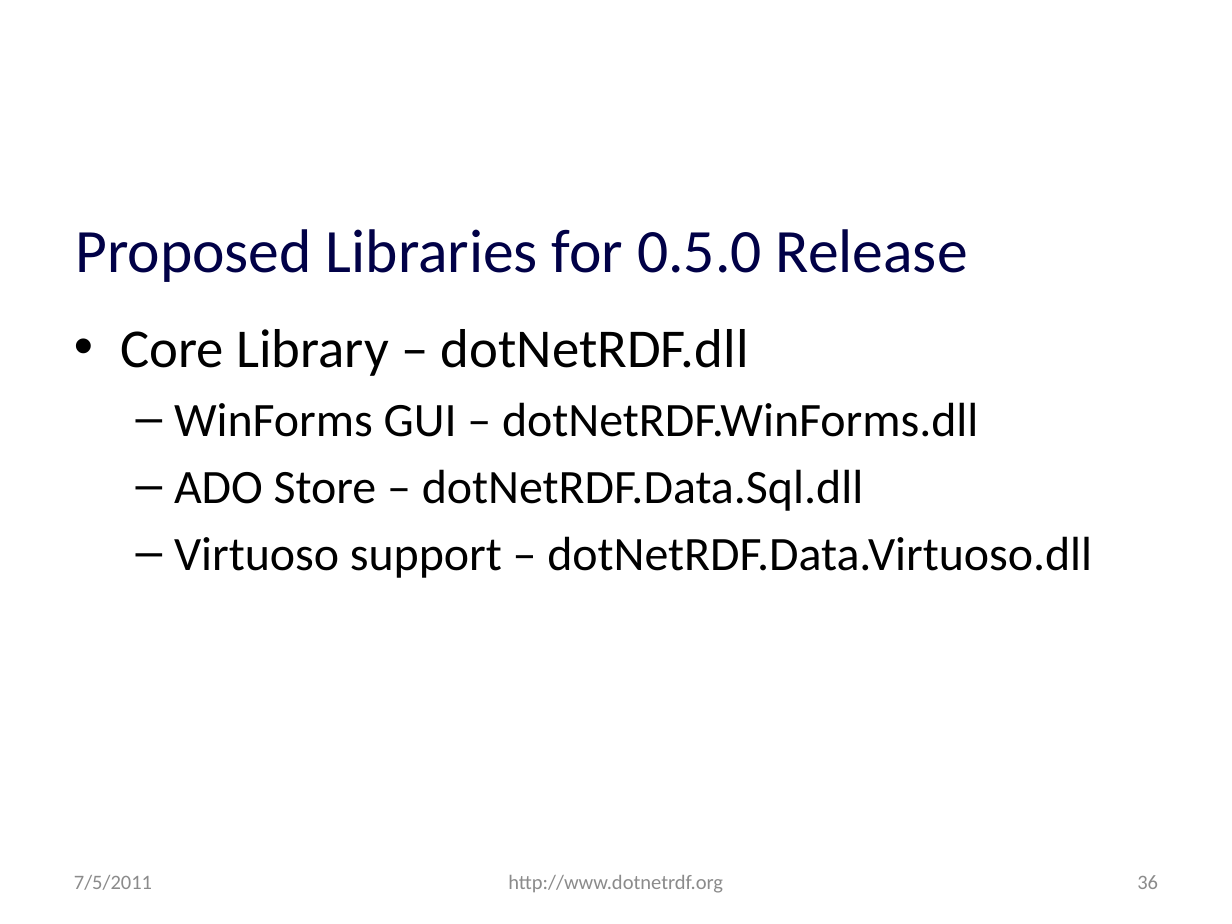
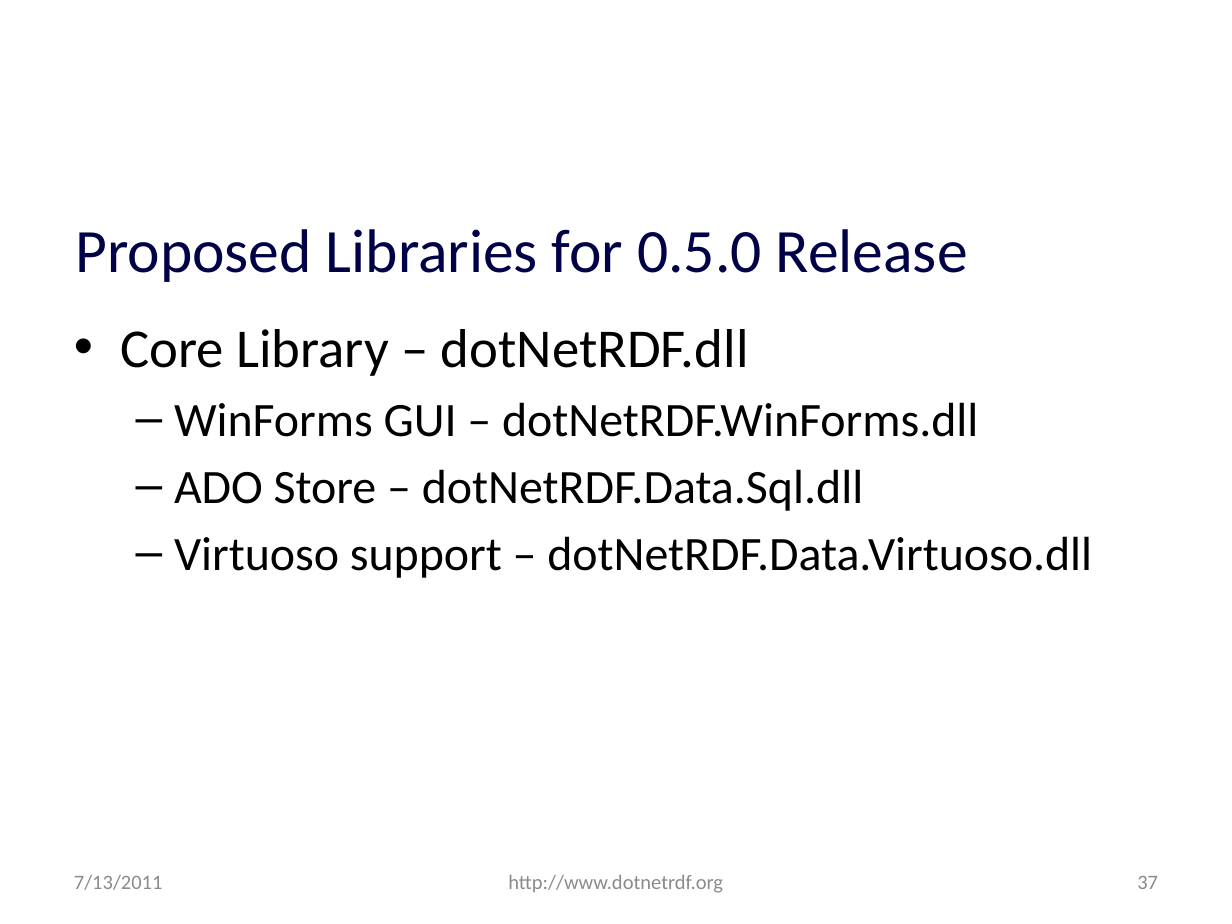
Before and after one commit to JohnGoldsmith/dotnetrdf-wiki, a slide deck: slide 37 of Slides/Roadmap.pptx (slide 36 before the commit). Drawn at 1232x924 pixels with LibreOffice and Linux fonts; fonts in the diff are those of the drawing; background and template pictures are left out. Boxes give left, top, right and bottom in pixels: in the first picture for what was removed or moved away, otherwise in the second. Text is boxed around its words. In the diff, an @@ line names an element or a change of style, - is before the commit and + after.

```diff
--- a/Slides/Roadmap.pptx
+++ b/Slides/Roadmap.pptx
@@ text at (x1=74, y1=875, x2=163, y2=890): text changed @@
-7/5/2011
+7/13/2011
@@ page number at (x1=1137, y1=876, x2=1158, y2=889): text changed @@
-36
+37
```
Also in this commit, not shown: 44 other slides changed, 1 slide added.
